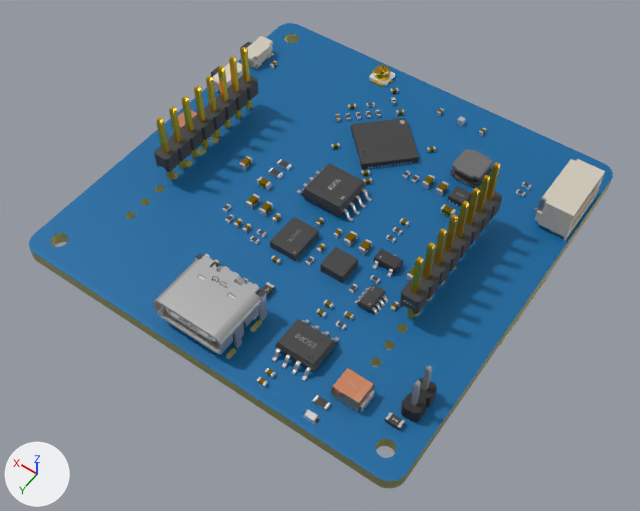
Before and after pictures for a commit that changed the glTF model assets/bottom.glb.
Both versions are drawn from a camera (50 mm lens) standing at (-38.9, 56.4, 79.8) and looking at (-2.3, 5.2, -0.7). The lights are fixed; the arrows at lower left show +X, +Y and +Z. The older version comes first. Where no turn or scale is listed for an object, it has been applied to the vertices. Vertices at exactly the same position are counted once.
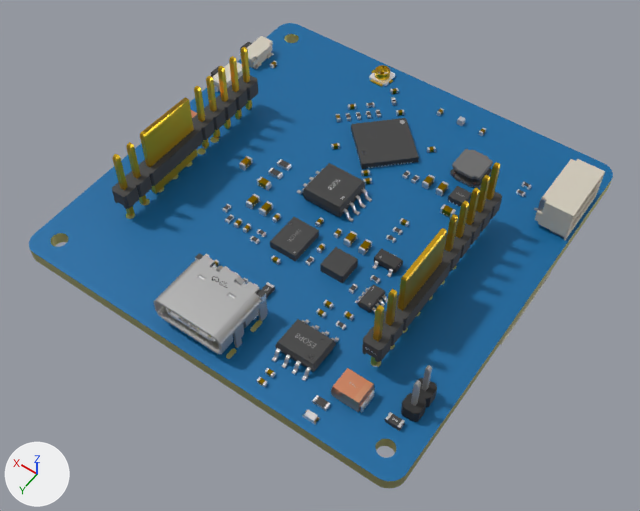
Commit message: Deploy 2026-10-30 10:29

Patch to the scene script:
```diff
--- a/assets/bottom.glb.py
+++ b/assets/bottom.glb.py
@@ me_mesh_1 @@
 me_mesh_1.from_pydata(...)  # 45996 vertices, 92012 faces; spans x 2.9..44.1, y -29.3..-1.0, z 3.7..15.9
 # used by ob_mesh_1; location = (-25.0, 25.0, -4.2)
+# me_mesh_1 part 1: the loose piece of 559 vertices spanning x 7.9..10.1, y -18.3..-16.1, z 5.8..15.9 is moved by (0.0, 7.0, 0.0)
+# me_mesh_1 part 2: all 108 vertices in x 41.9..44.1, y -22.0..-16.4, z 5.8..15.5 are moved by (0.0, 7.0, 0.0)
 me_mesh_1.materials.append(mat_mat_2_gold)
@@ me_mesh_2 @@
 me_mesh_2.from_pydata(...)  # 19570 vertices, 39017 faces; spans x 0.3..17.0, y -44.4..-6.8, z 0.0..15.9
 # used by ob_mesh_2; location = (-25.0, 25.0, -4.2)
+# me_mesh_2 part 3: all 64 vertices in x 7.9..10.1, y -21.4..-18.3, z 5.8..15.9 are moved by (0.0, 7.0, 0.0)
 me_mesh_2.materials.append(mat_mat_2_gold)
```

Where the change shows, as pixel boxes (x1, y1, x2, y2) in the pictures (640 x 511 px; the box of a moved part takes in the faces that stretch with it):
'Mesh_1', reshaped (7% wider): before (154, 66, 429, 431); after (112, 66, 405, 431)
part 1 of me_mesh_1, moved or reshaped: before (400, 257, 429, 319); after (362, 305, 392, 366)
part 2 of me_mesh_1, moved or reshaped: before (154, 96, 203, 180); after (112, 98, 203, 216)
part 3 of me_mesh_2, moved or reshaped: before (420, 228, 451, 299); after (382, 228, 451, 346)
